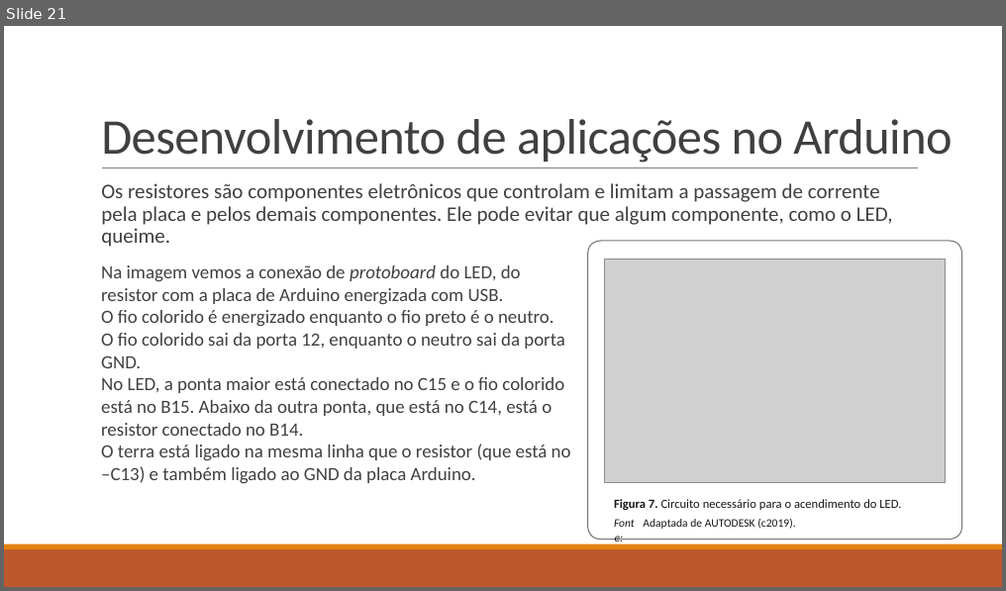
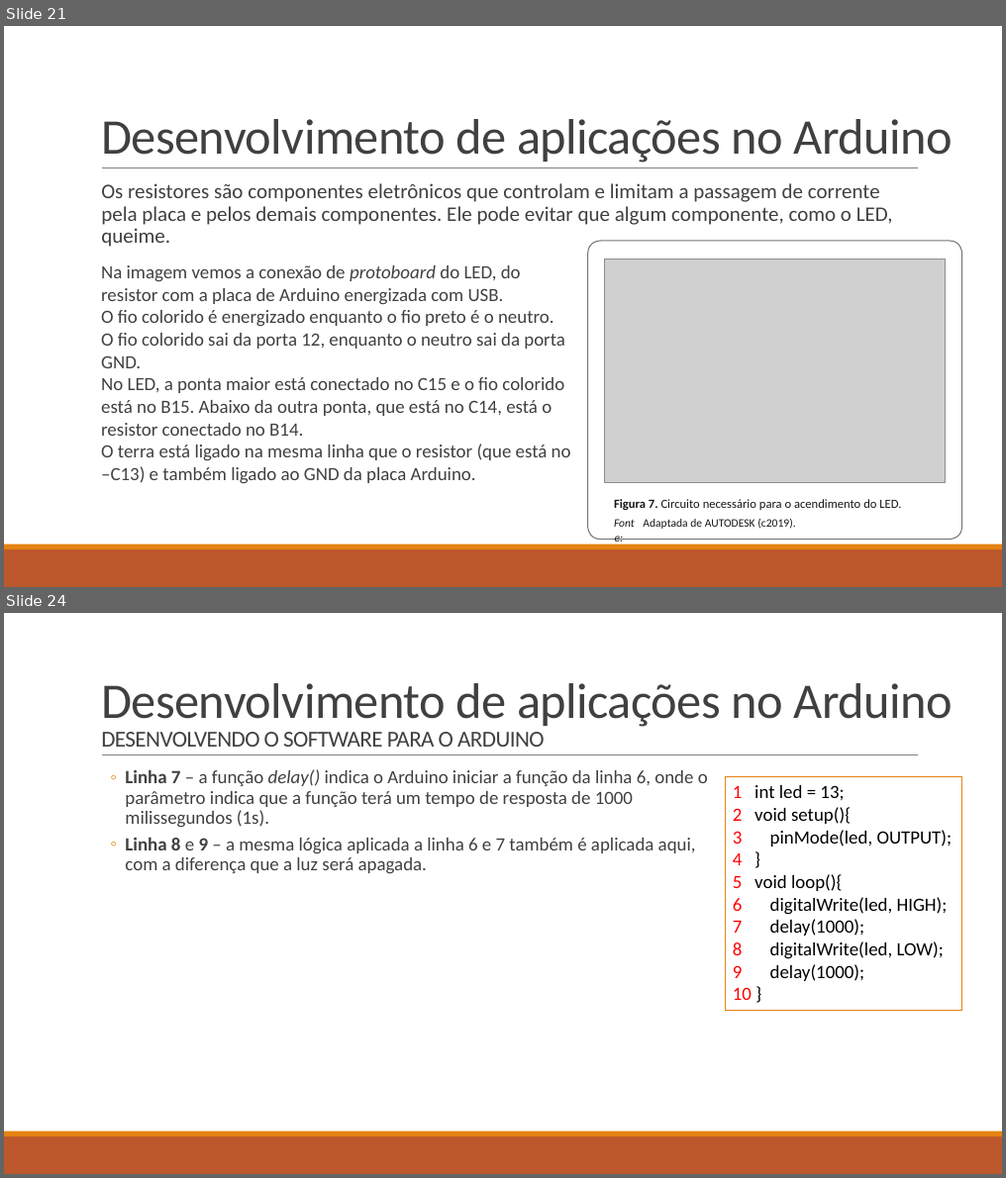
Before and after one commit to LucasHerculanoAmaro/Minhas-Aulas, a slide deck: Eugenio Mariz de Oliveira Netto/Programação de Aplicativos Mobile II/Aula 9/Introdução à Internet das Coisas na plataforma Arduíno.pptx. Shown one above the other, each under a label of ours: slide 21 before the commit, slides 21 and 24 after it; the slides between them are not shown. The pictures are 1006x591 and 1006x1178 pixels, drawn with LibreOffice and Linux fonts; fonts in the diff are those of the drawing; grey boxes stand for pictures. Boxes give left, top, right and bottom in pixels: in the first picture for what was removed or moved away, otherwise in the second. Text is boxed around its words. In the diff, an @@ line names an element or a change of style, - is before the commit and + after.

Commit message:
terminando aula 9 de Desenvolvimento Móvel

```diff
--- a/Eugenio Mariz de Oliveira Netto/Programação de Aplicativos Mobile II/Aula 9/Introdução à Internet das Coisas na plataforma Arduíno.pptx
+++ b/Eugenio Mariz de Oliveira Netto/Programação de Aplicativos Mobile II/Aula 9/Introdução à Internet das Coisas na plataforma Arduíno.pptx
@@ slide 24 added at [4, 613, 1002, 1174], background #FFFFFF; not listed: 3 template elements that a slide beside it also shows @@
@@ title added at [101, 683, 951, 747], 48 pt, text #404040 @@
+Desenvolvimento de aplicações no Arduino
+DESENVOLVENDO O SOFTWARE PARA O ARDUINO
@@ text added at [125, 769, 708, 873], 18 pt, text #404040 @@
+  ◦ Linha 7 – a função delay() indica o Arduino iniciar a função da linha 6, onde o parâmetro indica que a função terá um tempo de resposta de 1000 milissegundos (1s).
+  ◦ Linha 8 e 9 – a mesma lógica aplicada a linha 6 e 7 também é aplicada aqui, com a diferença que a luz será apagada.
@@ rectangle added at [726, 776, 962, 1011], fill #FFFFFF, outline #E48312 0.75 pt, 18 pt, text #000000 @@
+1 int led = 13;
+2 void setup(){
+3 pinMode(led, OUTPUT);
+4 }
+5 void loop(){
+6 digitalWrite(led, HIGH);
+7 delay(1000);
+8 digitalWrite(led, LOW);
+9 delay(1000);
+10 }
```
Also in this commit, not shown: 2 slides changed, 2 other slides added.
